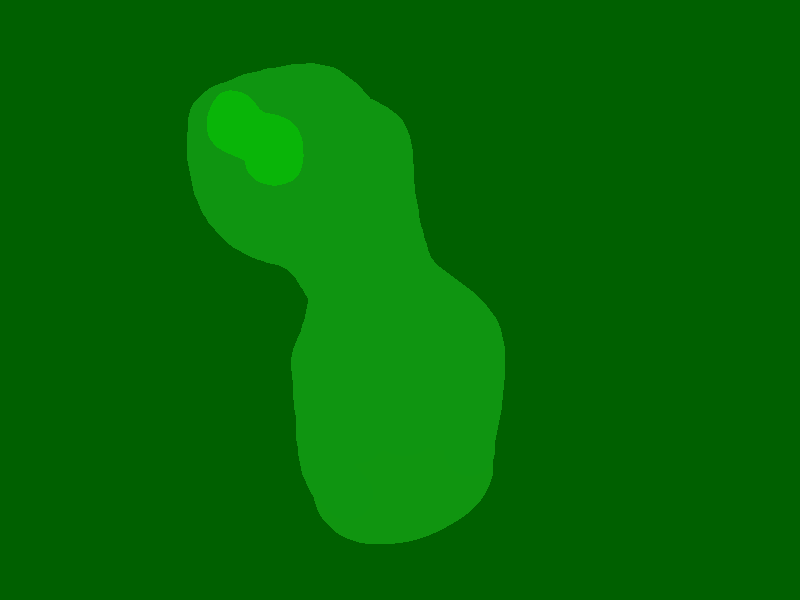
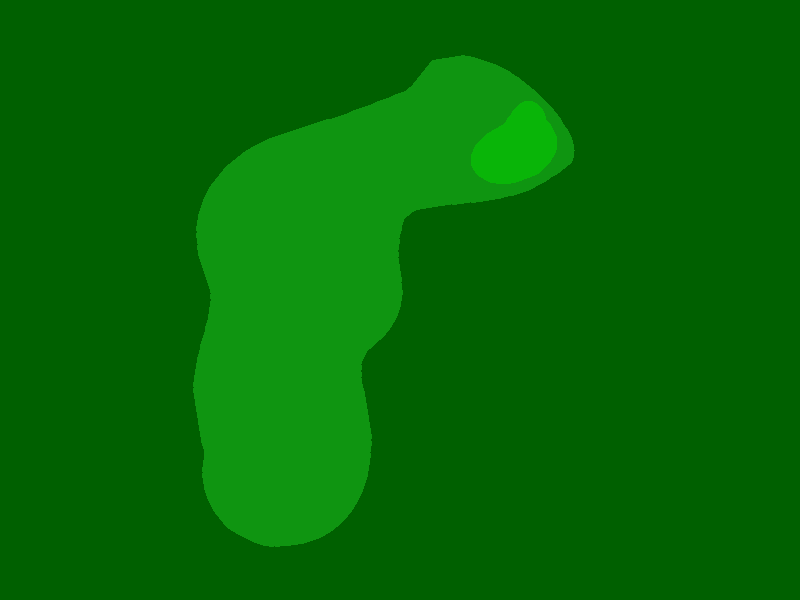
Before/after of a 800x600 layered artwork. What changed in the layer stack:
painted on "Layer #1" over [187, 55, 575, 547]
